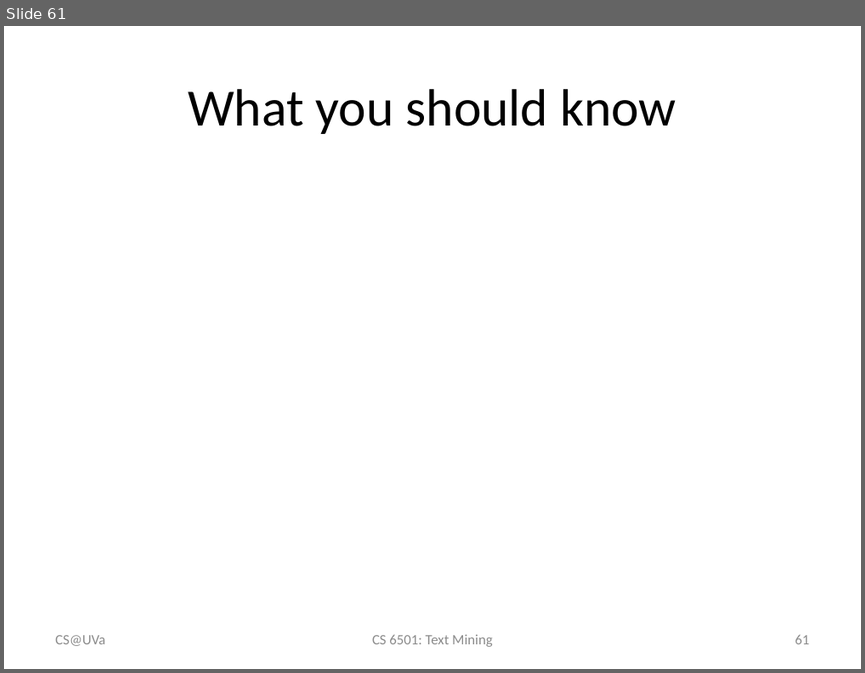
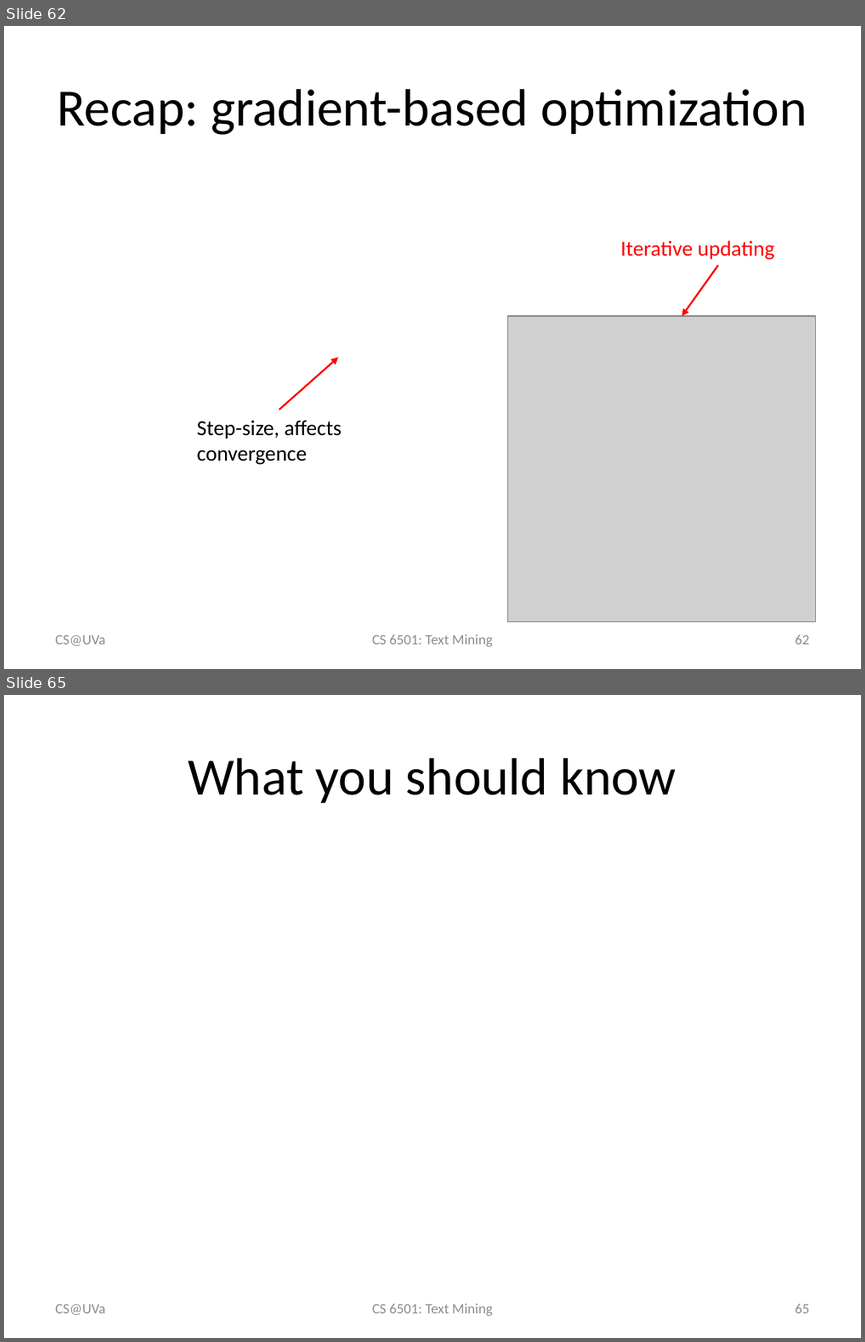
Before and after one commit to wang296/CS6501-Text-Mining, a slide deck: docs/Logistic Regression.pptx. Shown one above the other, each under a label of ours: slide 61 before the commit, slides 62 and 65 after it; the slides between them are not shown. The pictures are 865x673 and 865x1342 pixels, drawn with LibreOffice and Linux fonts; fonts in the diff are those of the drawing; grey boxes stand for pictures. Boxes give left, top, right and bottom in pixels: in the first picture for what was removed or moved away, otherwise in the second. Text is boxed around its words. In the diff, an @@ line names an element or a change of style, - is before the commit and + after.

```diff
--- a/docs/Logistic Regression.pptx
+++ b/docs/Logistic Regression.pptx
@@ slide 62 added at (4,26,861,669), background #FFFFFF @@
@@ title added at (57,89,807,135), 44 pt, text #000000 @@
+Recap: gradient-based optimization
@@ text added at (620,240,775,260), 18 pt, text #FF0000 @@
+Iterative updating
@@ arrow added from (718, 265) to (681, 316), #FF0000 1.5 pt @@
@@ picture added at (508,316,816,622) @@
@@ arrow added from (279, 409) to (338, 357), #FF0000 1.5 pt @@
@@ text added at (197,420,341,465), 18 pt, text #000000 @@
+Step-size, affects convergence
@@ text added at (55,635,105,646), 12 pt, text #8C8C8C @@
+CS@UVa
@@ text added at (372,634,493,646), 12 pt, text #8C8C8C @@
+CS 6501: Text Mining
@@ page number added at (794,635,809,644), 12 pt, text #8C8C8C @@
+62
@@ what was slide 61 is now slide 65 @@
@@ page number at (794,1304,809,1313): text changed @@
-61
+65
```
Also in this commit, not shown: 3 other slides added, 7 other files.
